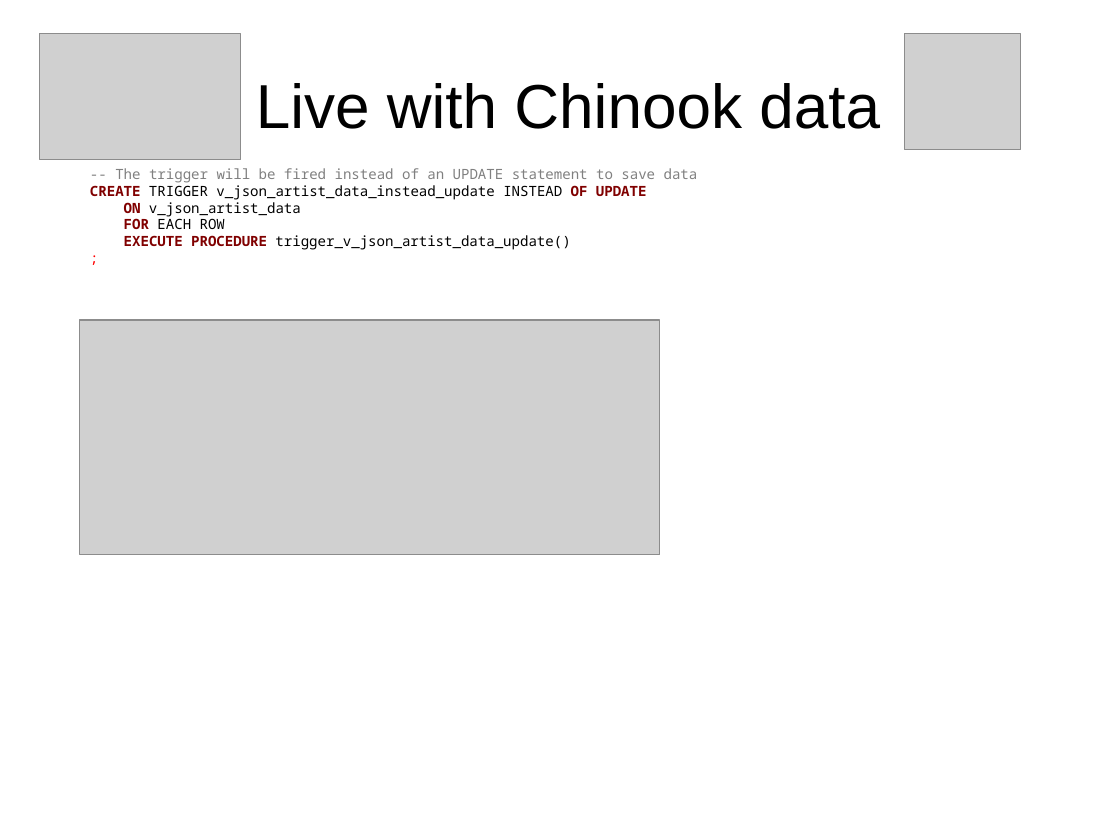
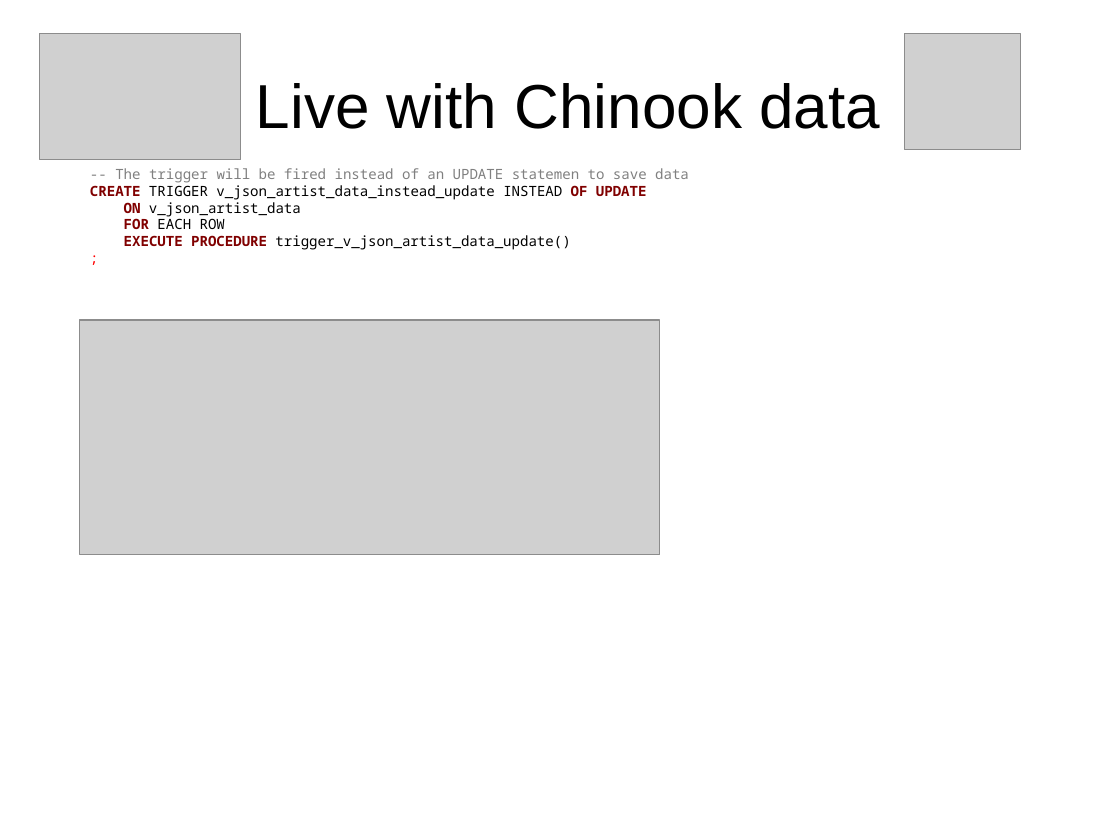
Before and after one commit to sjstoelting/talks, a slide deck: slide 25 of json-by-example/JSON-by-example.odp (slide 27 before the commit). Drawn at 1120x840 pixels with LibreOffice and Linux fonts; fonts in the diff are those of the drawing; grey boxes stand for pictures. Boxes give left, top, right and bottom in pixels: in the first picture for what was removed or moved away, otherwise in the second. Text is boxed around its words. In the diff, an @@ line names an element or a change of style, - is before the commit and + after.

```diff
--- a/json-by-example/JSON-by-example.odp
+++ b/json-by-example/JSON-by-example.odp
@@ text at <box>115,168,689,183</box>: text changed @@
--- The trigger will be fired instead of an UPDATE statement to save data
+-- The trigger will be fired instead of an UPDATE statemen to save data
```
Also in this commit, not shown: 3 slides removed, 3 other files.
